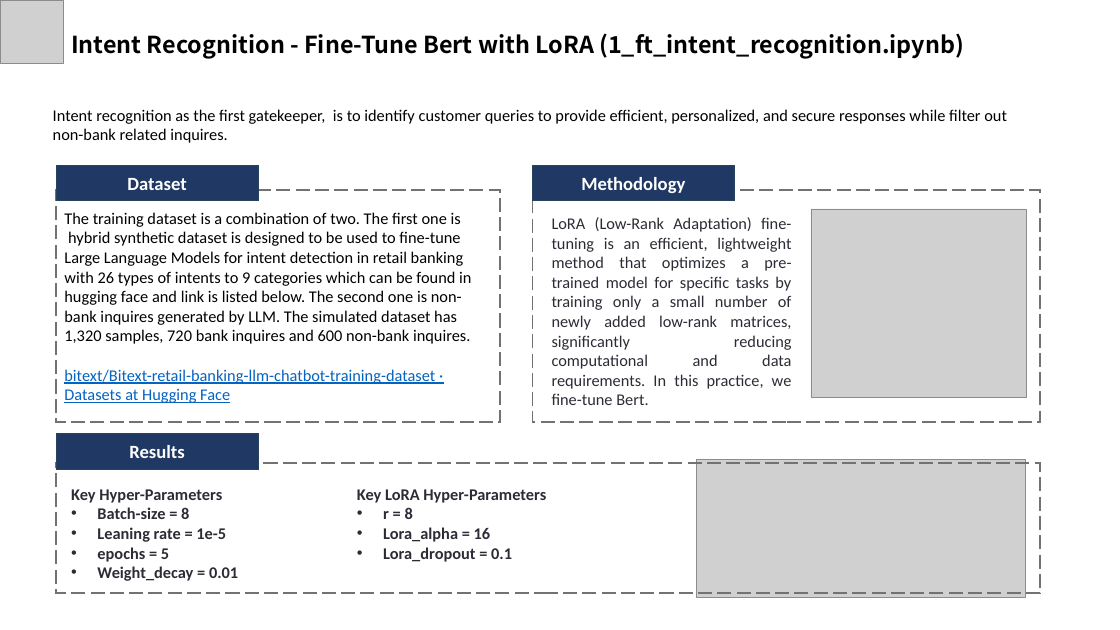
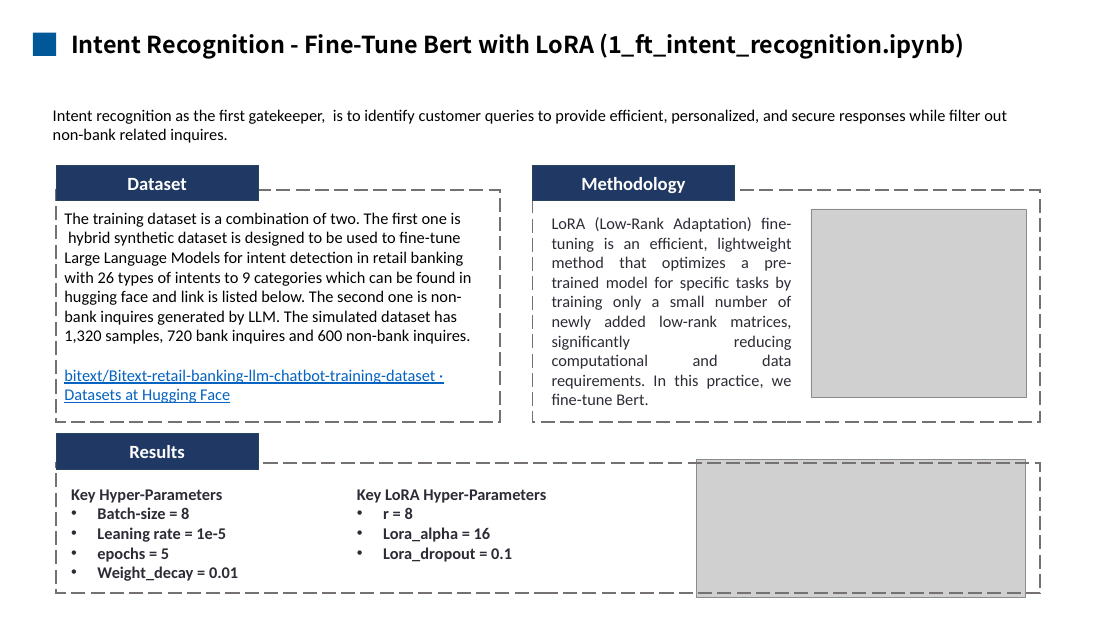
Before and after one commit to mengqinxue/Guardrails, a slide deck: slide 7 of docs/Guardrails Presentation.pptx. Drawn at 1120x630 pixels with LibreOffice and Linux fonts; fonts in the diff are those of the drawing; grey boxes stand for pictures. Boxes give left, top, right and bottom in pixels: in the first picture for what was removed or moved away, otherwise in the second. Text is boxed around its words. In the diff, an @@ line names an element or a change of style, - is before the commit and + after.

```diff
--- a/docs/Guardrails Presentation.pptx
+++ b/docs/Guardrails Presentation.pptx
@@ picture removed at (0, 0, 63, 63) @@
@@ rectangle added at (33, 33, 56, 56), fill #005898 @@
```
Also in this commit, not shown: 4 other slides changed, 2 slides added, 2 slides removed.
